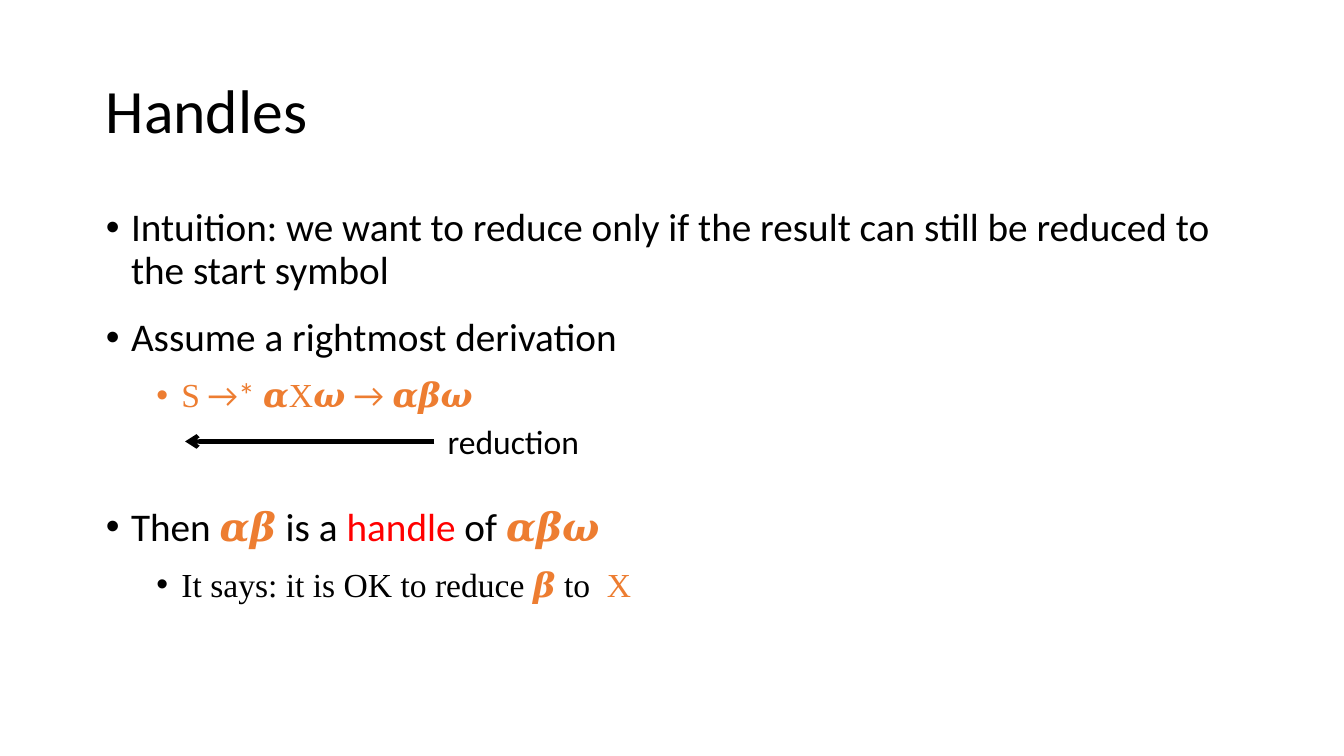
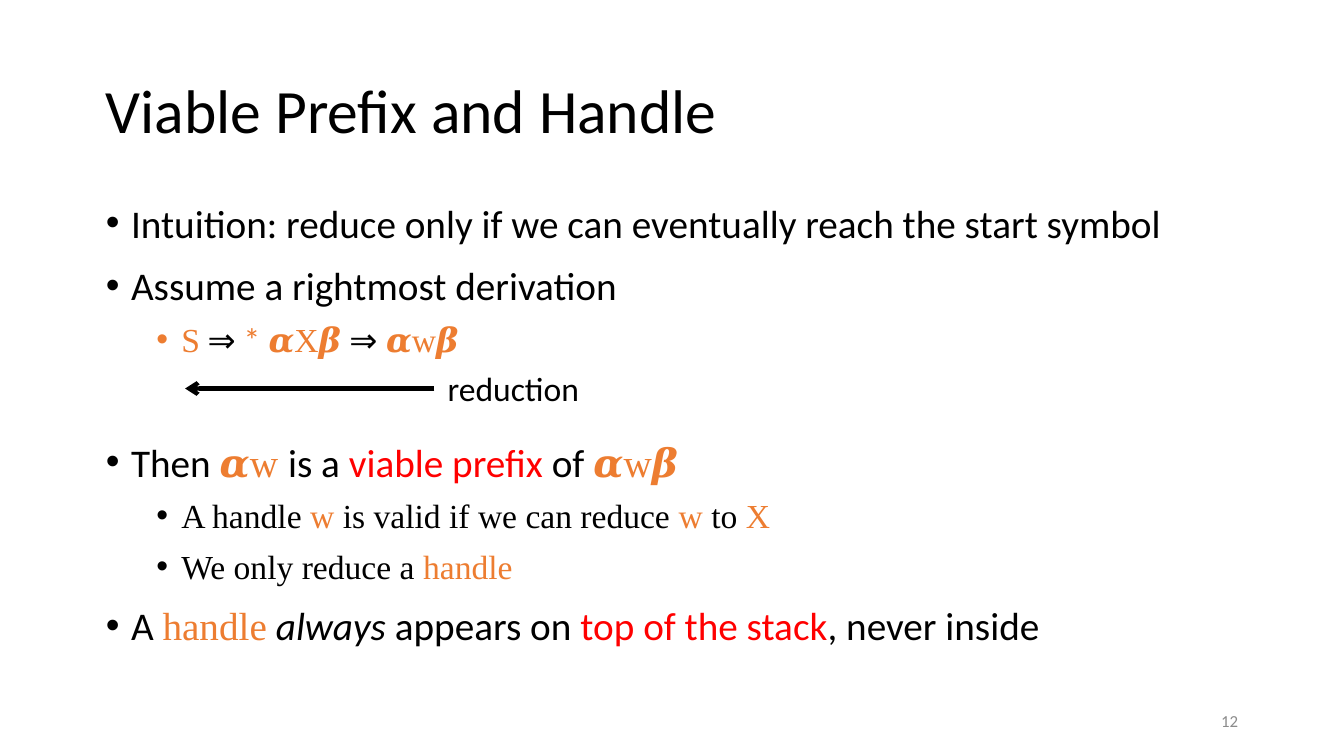
Before and after one commit to anoopsarkar/compilers-class, a slide deck: slide 12 of assets/ppt/parsing/lr1-shift-reduce-parsing.pptx (slide 13 before the commit). Drawn at 1344x756 pixels with LibreOffice and Linux fonts; fonts in the diff are those of the drawing. Boxes give left, top, right and bottom in pixels: in the first picture for what was removed or moved away, otherwise in the second. Text is boxed around its words. In the diff, an @@ line names an element or a change of style, - is before the commit and + after.

```diff
--- a/assets/ppt/parsing/lr1-shift-reduce-parsing.pptx
+++ b/assets/ppt/parsing/lr1-shift-reduce-parsing.pptx
@@ title at <box>106,90,716,134</box>: text changed @@
-Handles
+Viable Prefix and Handle
@@ text at <box>131,210,1161,245</box>: text changed @@
-• Intuition: we want to reduce only if the result can still be reduced to the start symbol
+• Intuition: reduce only if we can eventually reach the start symbol
@@ text at <box>131,272,616,307</box>: line spacing 0.9 to 0.8 @@
@@ text at <box>131,329,1039,647</box>: text changed; size 18 to 21 pt @@
-  • S →* 𝜶X𝝎 → 𝜶𝜷𝝎
-• Then 𝜶𝜷 is a handle of 𝜶𝜷𝝎
-  • It says: it is OK to reduce 𝜷 to X
+  • S ⇒ * 𝜶X𝜷 ⇒ 𝜶w𝜷
+• Then 𝜶w is a viable prefix of 𝜶w𝜷
+  • A handle w is valid if we can reduce w to X
+  • We only reduce a handle
+• A handle always appears on top of the stack, never inside
@@ arrow moved from (434, 441) - (185, 441) to (434, 388) - (185, 388) @@
@@ text "reduction": place and size @@
-text "reduction" at <box>448,430,579,455</box>
+text "reduction" at <box>448,377,579,402</box>
@@ page number added at <box>1221,716,1238,727</box>, 9 pt, text #8C8C8C @@
+12
```
Also in this commit, not shown: 11 other slides changed, 2 slides added, 4 slides removed, 3 other files.
